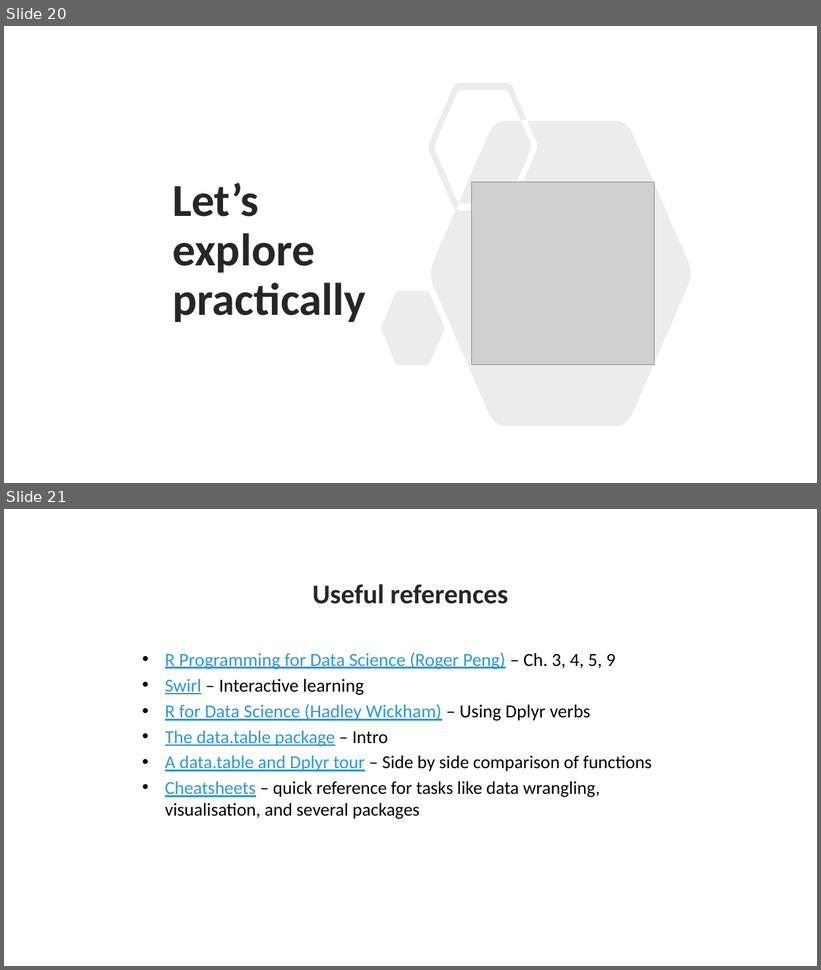
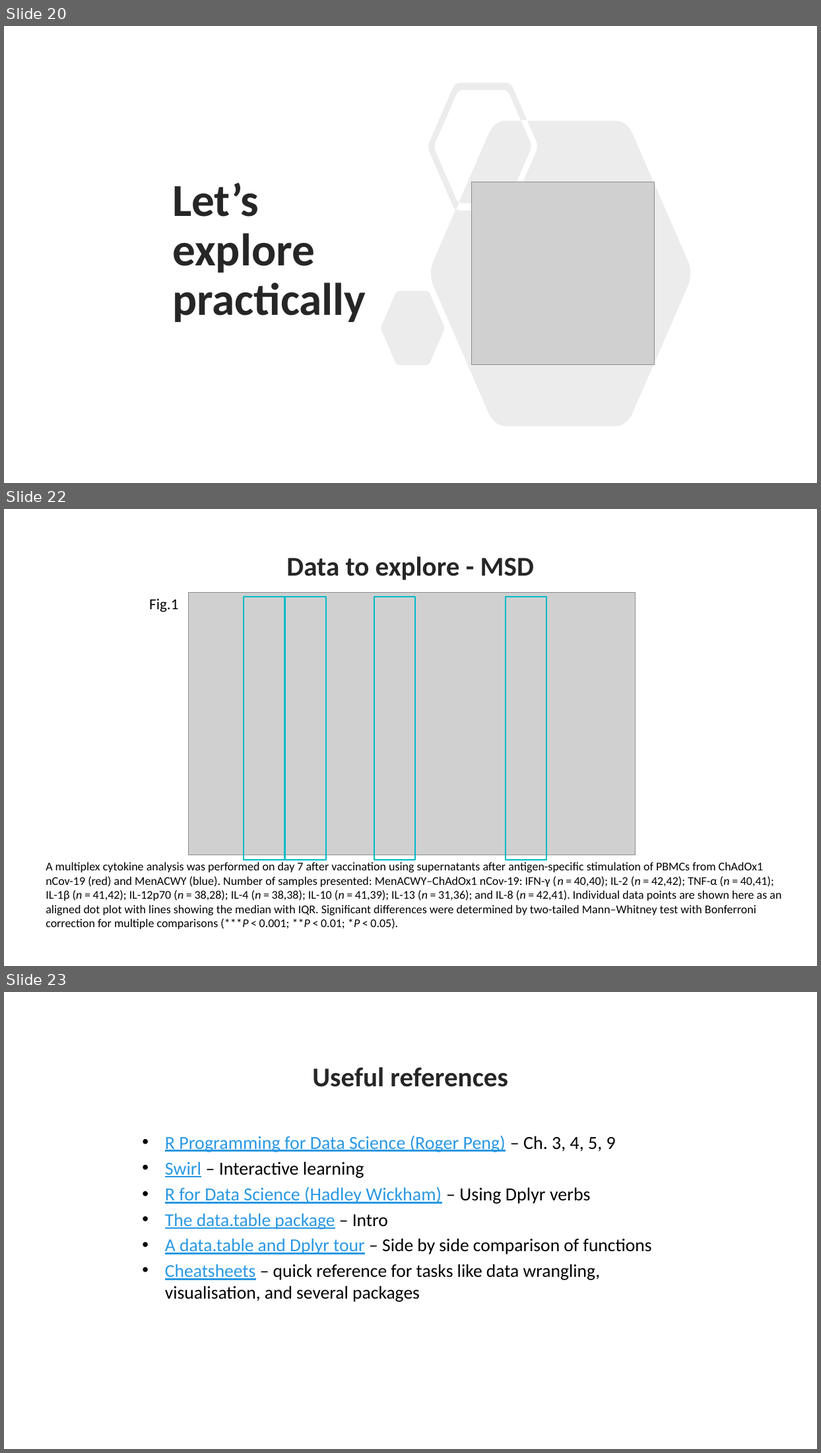
Before and after one commit to Chelysheva/data_vis_ggplot2_Feb2026, a slide deck: Data_vis_ggplot2.pptx. Shown one above the other, each under a label of ours: slides 20 and 21 before the commit, slides 20, 22 and 23 after it; the slides between them are not shown. The pictures are 821x970 and 821x1453 pixels, drawn with LibreOffice and Linux fonts; fonts in the diff are those of the drawing; grey boxes stand for pictures. Boxes give left, top, right and bottom in pixels: in the first picture for what was removed or moved away, otherwise in the second. Text is boxed around its words. In the diff, an @@ line names an element or a change of style, - is before the commit and + after.

```diff
--- a/Data_vis_ggplot2.pptx
+++ b/Data_vis_ggplot2.pptx
@@ slide 22 added at box(4, 509, 817, 966), background #FFFFFF @@
@@ text added at box(286, 557, 534, 580), 32 pt, text #262626, bold @@
+Data to explore - MSD
@@ text added at box(149, 599, 178, 612), 18 pt, text #000000 @@
+Fig.1
@@ picture added at box(189, 593, 636, 855) @@
@@ rectangle added at box(244, 597, 284, 860), outline #00BAC8 1.5 pt @@
@@ rectangle added at box(285, 597, 326, 860), outline #00BAC8 1.5 pt @@
@@ rectangle added at box(374, 597, 415, 860), outline #00BAC8 1.5 pt @@
@@ rectangle added at box(506, 597, 547, 860), outline #00BAC8 1.5 pt @@
@@ text added at box(46, 862, 781, 929), 14 pt, text #000000 @@
+A multiplex cytokine analysis was performed on day 7 after vaccination using supernatants after antigen-specific stimulation of PBMCs from ChAdOx1 nCov-19 (red) and MenACWY (blue). Number of samples presented: MenACWY–ChAdOx1 nCov-19: IFN-γ (n = 40,40); IL-2 (n = 42,42); TNF-α (n = 40,41); IL-1β (n = 41,42); IL-12p70 (n = 38,28); IL-4 (n = 38,38); IL-10 (n = 41,39); IL-13 (n = 31,36); and IL-8 (n = 42,41). Individual data points are shown here as an aligned dot plot with lines showing the median with IQR. Significant differences were determined by two-tailed Mann–Whitney test with Bonferroni correction for multiple comparisons (***P < 0.001; **P < 0.01; *P < 0.05).
@@ what was slide 21 is now slide 23 @@
```
Also in this commit, not shown: 1 other slide added.
